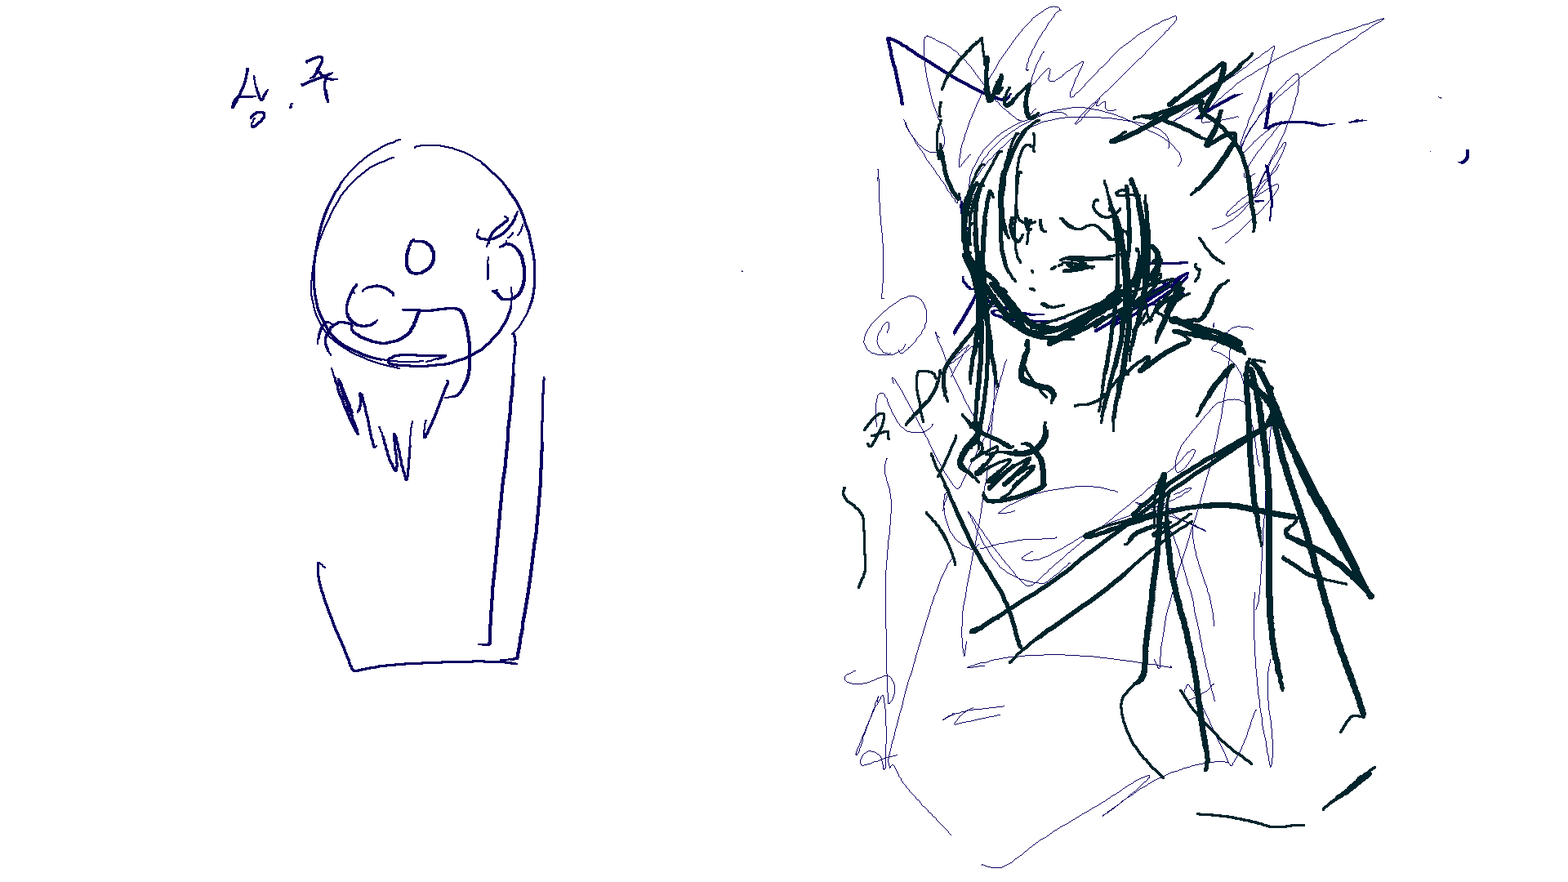
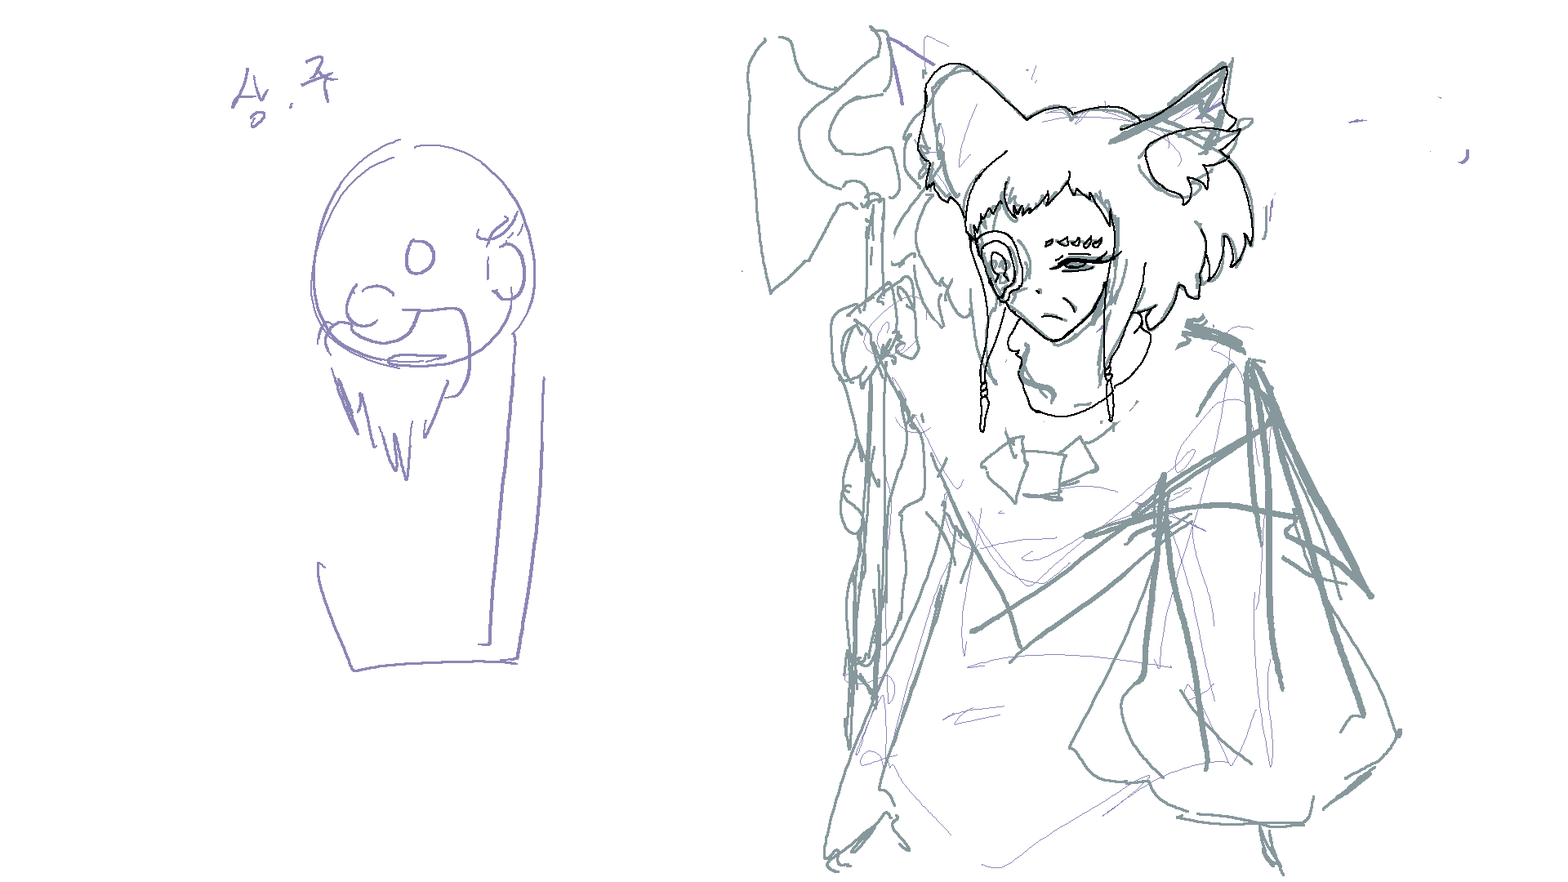
Before/after of a (1568, 882) layered artwork. What changed in the layer stack:
added layer "레이어 1" above "Layer 1" over bbox(917, 62, 1254, 433)
"Layer 1": opacity 100% → 47%, painted on it over bbox(231, 5, 1470, 877)